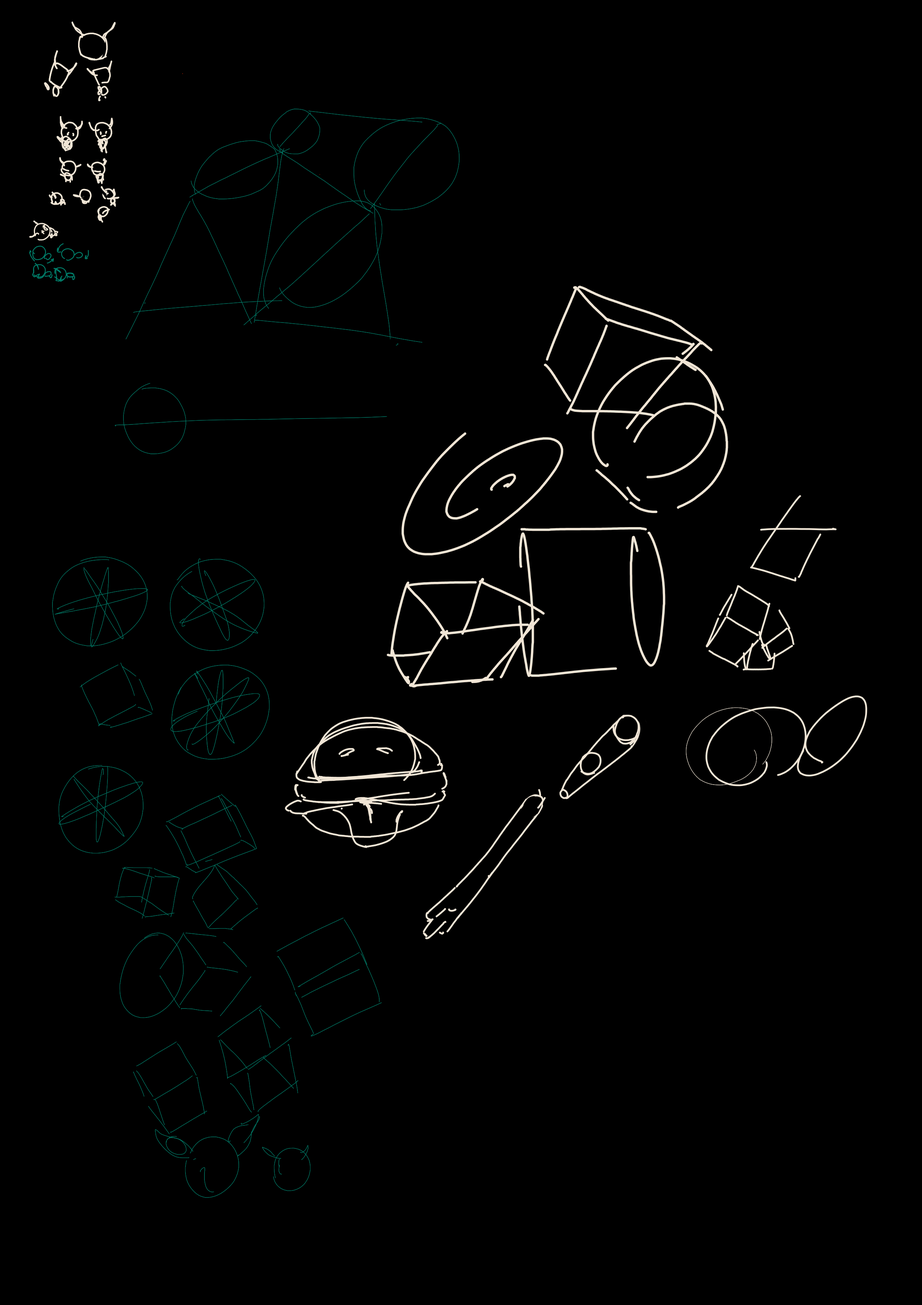
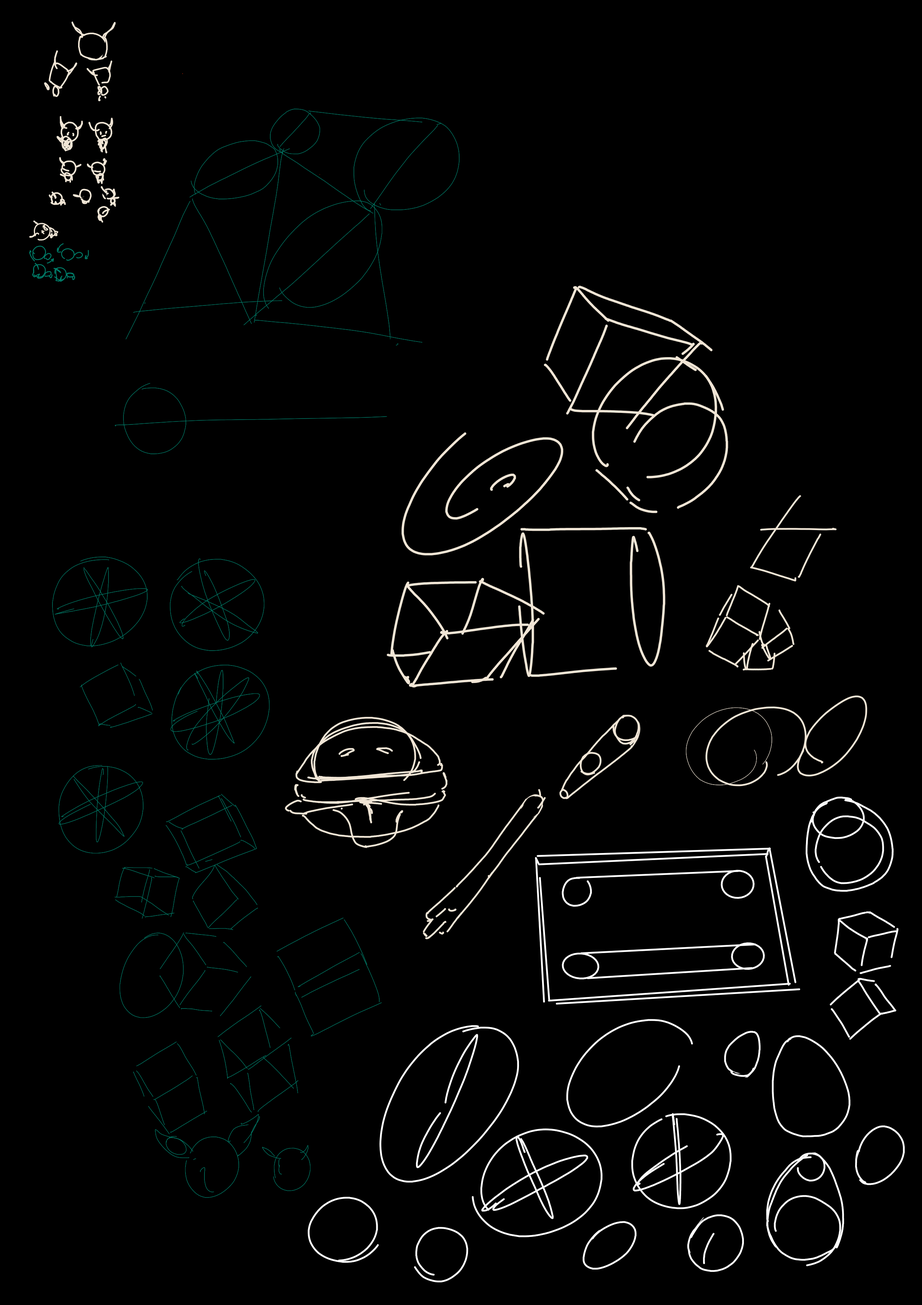
Layers edited between the first and the second 922x1305 image:
painted on "Paint Layer 2" over [314, 1024, 477, 1214]
added layer "Paint Layer 3" above "Paint Layer 1" over [307, 796, 906, 1283]
painted on "Paint Layer 1" over [43, 47, 881, 953]
